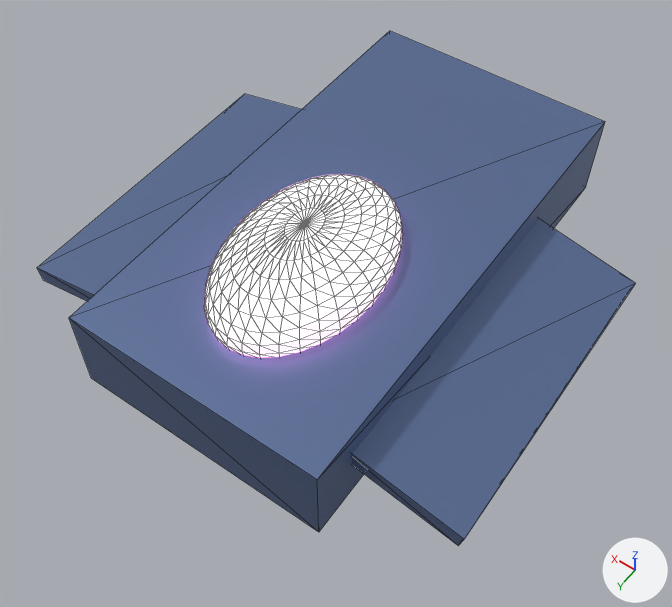
The glTF model public/game/models/striker_t3.glb: old version first, new version second.
Before and after are seen from a 50 mm camera at (-1.57, 2.39, 3.22) aimed at (-0.13, 0.36, 0.03). Every picture has the same lights, and +X, +Y and +Z are marked at lower right. Mesh edges are drawn as thin lines. Where no turn or scale is listed for an object, it has been applied to the vertices.
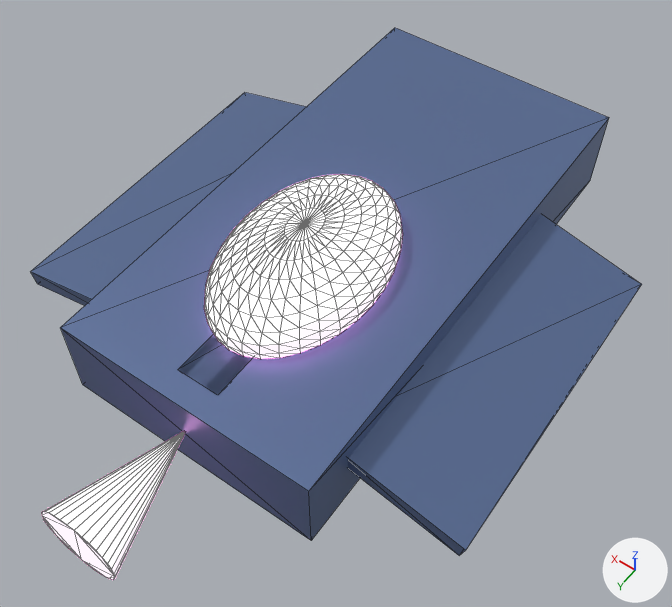
Pixel boxes (x1, y1, x2, y2) of what changed, in the pictures (672 x 607 px):
'Cube', rescaled: before (69, 31, 605, 532); after (60, 28, 609, 541)
'Cube.002', turned, rescaled: before (352, 219, 635, 546); after (348, 215, 642, 556)
'Cube.001', turned, rescaled: before (37, 94, 302, 301); after (30, 92, 306, 306)
'Cone', added: after (41, 432, 185, 580)

Edits to the bpy script that builds the scene:
```text
Add me_cone_004:
    me_cone_004.from_pydata(...)  # a 32-sided cone pointing to -y spanning x -0.18..0.18, y -0.3..0.3, z -0.18..0.18
    me_cone_004.materials.append(mat_accent_006)  # pink #ffaada
Change ob_cube:
    ob_cube.scale: (1.24, 2.34, 0.44) -> (1.24, 2.44, 0.42)
Change ob_cube_001:
    ob_cube_001.rotation_euler: (0.0, 0.209, 0.0) -> (0.0, 0.244, 0.0)  # degrees (0, 12, 0) -> degrees (0, 14, 0)
    ob_cube_001.scale: (0.65, 1.5, 0.08) -> (0.7, 1.55, 0.08)
Change ob_cube_002:
    ob_cube_002.rotation_euler: (0.0, -0.209, 0.0) -> (0.0, -0.244, 0.0)  # degrees (0, -12, 0) -> degrees (0, -14, 0)
    ob_cube_002.scale: (0.65, 1.5, 0.08) -> (0.7, 1.55, 0.08)
Add ob_cone:
    ob_cone = bpy.data.objects.new('Cone', me_cone_004)
    ob_cone.location = (0.0, 1.5, 0.0)
```
